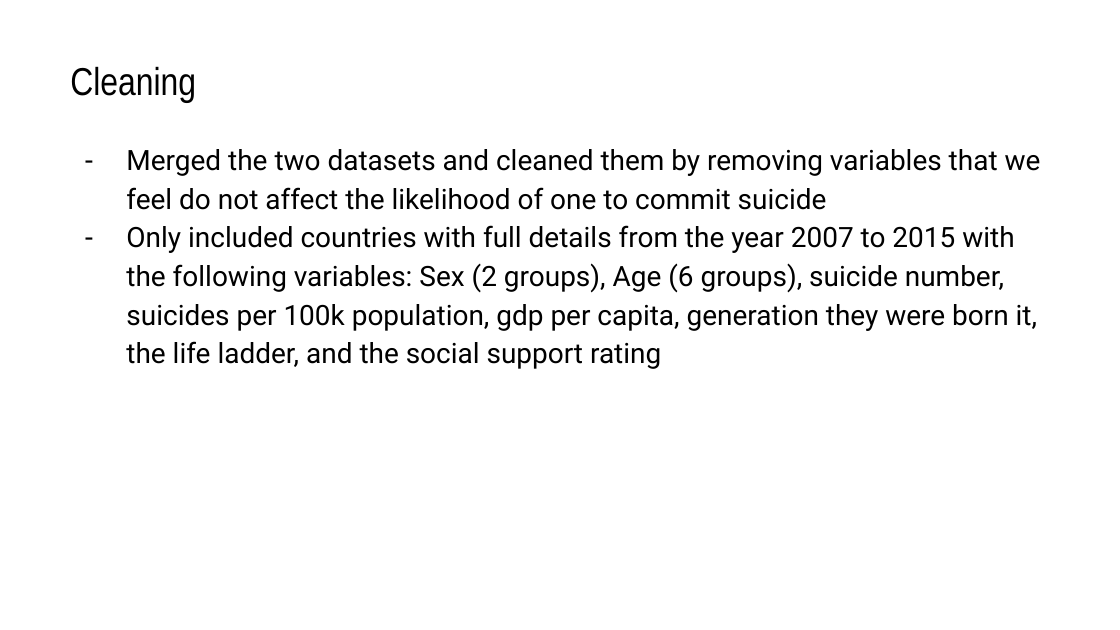
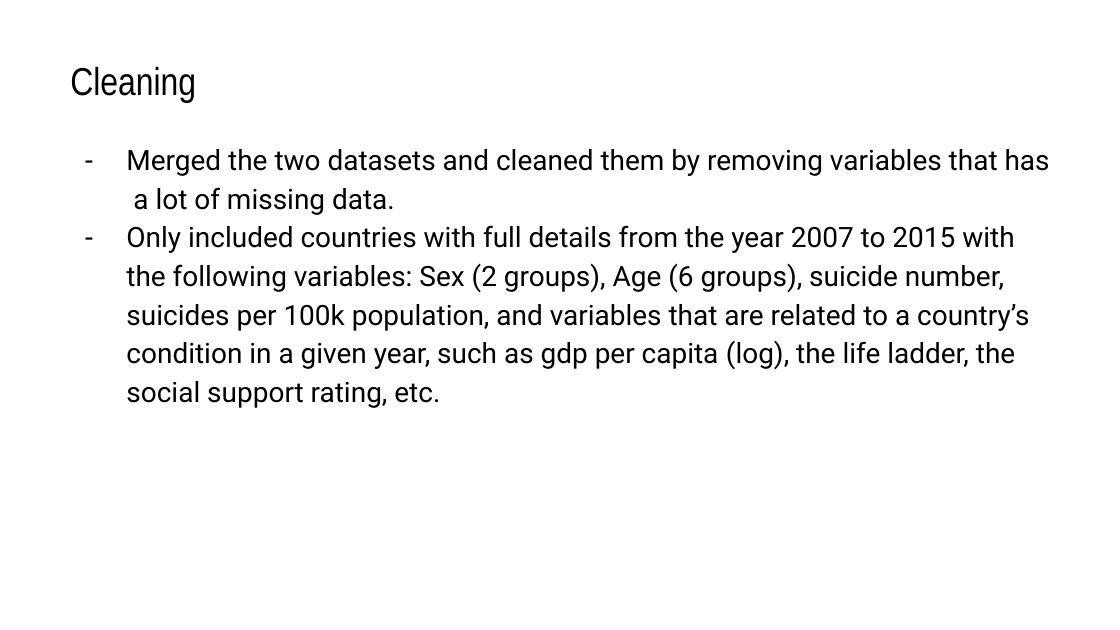
Before and after one commit to BernardLesley/Data_Analysis_Suicide_Rate, a slide deck: slide 8 of SC1015 Slides.pptx. Drawn at 1120x630 pixels with LibreOffice and Linux fonts; fonts in the diff are those of the drawing. Boxes give left, top, right and bottom in pixels: in the first picture for what was removed or moved away, otherwise in the second. Text is boxed around its words. In the diff, an @@ line names an element or a change of style, - is before the commit and + after.

Commit message:
Update Slides

```diff
--- a/SC1015 Slides.pptx
+++ b/SC1015 Slides.pptx
@@ text at [126,149,1050,408]: text changed @@
-– Merged the two datasets and cleaned them by removing variables that we feel do not affect the likelihood of one to commit suicide
-– Only included countries with full details from the year 2007 to 2015 with the following variables: Sex (2 groups), Age (6 groups), suicide number, suicides per 100k population, gdp per capita, generation they were born it, the life ladder, and the social support rating
+– Merged the two datasets and cleaned them by removing variables that has a lot of missing data.
+– Only included countries with full details from the year 2007 to 2015 with the following variables: Sex (2 groups), Age (6 groups), suicide number, suicides per 100k population, and variables that are related to a country’s condition in a given year, such as gdp per capita (log), the life ladder, the social support rating, etc.
```
Also in this commit, not shown: 4 other slides changed.
